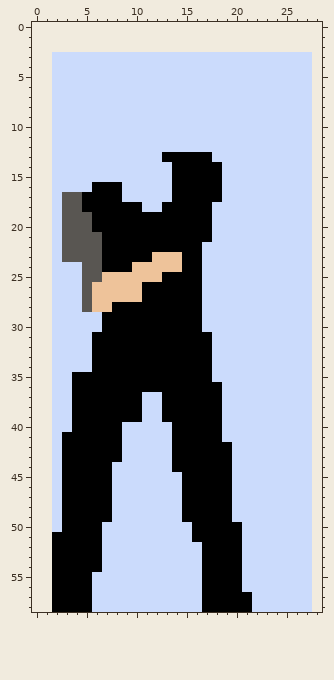
One commit to this pixel-art file: raw/ase/player.ase. Above: the version before the commit.
26x56 pixels, 1 frame. The old version is drawn lined up with the new one, on the new canvas.
The result:
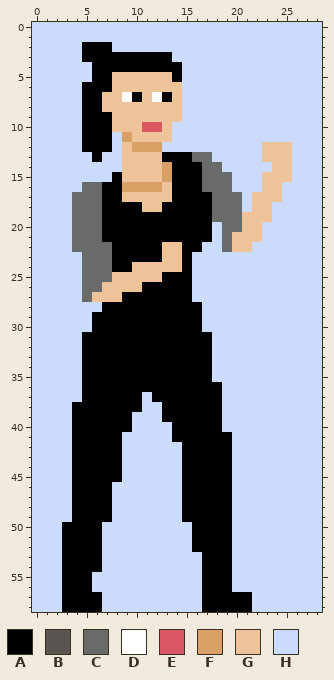
Palette (. is transparent): A #000000  B #595652  C #696a6a  D #ffffff  E #d95763  F #d9a066  G #eec39a  H #cbdbfc
Difference:
canvas 26x56 -> 29x59, the old top-left corner now at 2,3
There is now colour A in row 2 at x 5 to 7.
The edit turns colour G into colour A in row 23 at x 12; in row 27 at x 9 to 10; in row 28 at x 7.
The edit turns colour H into colour A in row 3 at x 5 to 13; in row 4 at x 6 to 14; in row 5 at x 6 to 7 and 14; in row 6 at x 5 to 7; in row 7 at x 5 to 6, 10 and 13; in row 8 at x 5 to 6.
The edit turns colour H into colour A in rows 9 to 12 at x 5 to 7; in row 13 at x 6; in row 15 at x 8; in rows 29 to 30 at x 6; in rows 31 to 34 at x 5; in row 37 at x 12.
The edit turns colour H into colour A in row 40 at x 9; in row 41 at x 19; in rows 44 to 45 at x 8; in row 52 at x 16; in rows 57 to 58 at x 6.
The edit turns colour A into colour C in row 13 at x 16 to 17; in rows 14 to 15 at x 17 to 18; in row 16 at x 6 and 17 to 18; in row 17 at x 5 to 6 and 18; in row 18 at x 5 to 6; in rows 19 to 20 at x 6.
The edit turns colour A into colour C in rows 22 to 24 at x 7.
The edit turns colour B into colour C in rows 17 to 18 at x 4; in rows 19 to 20 at x 4 to 5; in rows 21 to 22 at x 4 to 6; in rows 23 to 25 at x 5 to 6; in rows 26 to 27 at x 5.
The edit turns colour G into colour C in row 25 at x 7; in row 26 at x 6.
The edit turns colour H into colour C in row 15 at x 19; in row 16 at x 5 and 19; in row 17 at x 19 to 20; in rows 18 to 19 at x 18 to 20; in row 20 at x 19 to 20; in rows 21 to 22 at x 19.
The edit turns colour H into colour D in row 7 at x 9 and 12.
The edit turns colour H into colour E in row 10 at x 11 to 12.
The edit turns colour H into colour F in row 11 at x 9; in row 12 at x 10 to 12; in rows 14 to 15 at x 13; in row 16 at x 9 to 12.
The edit turns colour A into colour G in row 22 at x 13 to 14.
The edit turns colour H into colour G in row 5 at x 8 to 13; in row 6 at x 8 to 14; in row 7 at x 7 to 8, 11 and 14; in row 8 at x 7 to 14; in row 9 at x 8 to 14; in row 10 at x 8 to 10 and 13.
The edit turns colour H into colour G in row 11 at x 10 to 13; in row 12 at x 9 and 23 to 25; in row 13 at x 9 to 12 and 23 to 25; in row 14 at x 9 to 12 and 24 to 25; in row 15 at x 9 to 12 and 23 to 25; in row 16 at x 13 and 23 to 24.
The edit turns colour H into colour G in row 17 at x 9 to 13 and 22 to 24; in row 18 at x 11 to 12 and 22 to 23; in row 19 at x 21 to 23; in row 20 at x 21 to 22; in row 21 at x 20 to 22; in row 22 at x 20 to 21.
There is now colour H in rows 0 to 1 at x 0 to 28; in row 2 at x 0 to 4 and 8 to 28; in rows 3 to 58 at x 0 to 1 and 28.
The edit turns colour A into colour H in rows 23 to 27 at x 16; in rows 35 to 37 at x 4; in row 39 at x 10; in row 41 at x 3; in rows 42 to 44 at x 3 and 14; in rows 45 to 49 at x 3.
The edit turns colour A into colour H in row 50 at x 20; in rows 51 to 56 at x 2 and 20; in rows 57 to 58 at x 2.
The edit turns colour B into colour H in rows 17 to 22 at x 3; in row 23 at x 3 to 4; in row 28 at x 5.
The edit turns colour G into colour H in row 28 at x 6.
Changed places in both pictures, as pixel boxes (x1, y1, x2, y2):
changed: (32, 22, 322, 612)
